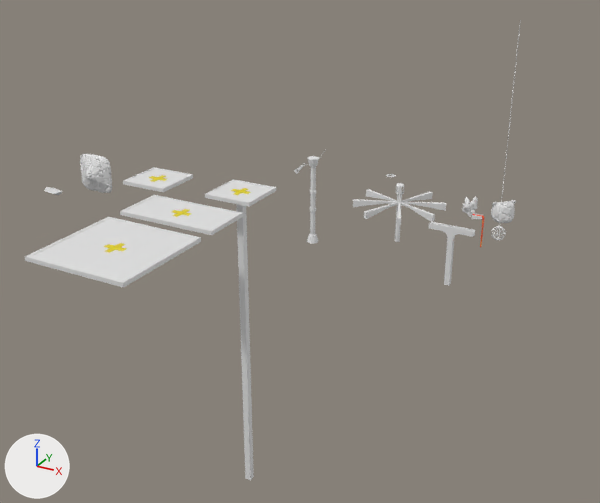
A saved change to the Blender file Modele/Koncepty/lava.blend.
Rendered twice from a 50 mm camera at (129.0, -315.0, 113.0) aimed at (-30.0, -25.0, -32.0). Lighting does not change. The marker at lower left points along +X, +Y and +Z.

Objects in the first picture: 'Aqueduct', 'BridgeColumn', 'Platform With Column', 'Rock Platform', 'Square Big Platform', 'Square Long Platform', 'Square Platform'.
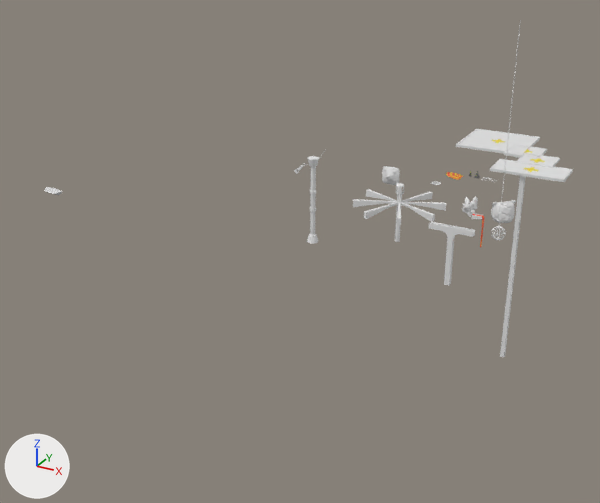
What changed in the scene script:
```text
Add mat_material:
    mat_material = principled_material('Material')
    mat_material.base_color = (0.8, 0.243, 0.0585)  # orange #e78744
Add mat_material_001:
    mat_material_001 = principled_material('Material.001')
    mat_material_001.base_color = (0.8, 0.0, 0.00897)  # red #e70018
Change me_cube_002:
    where me_cube_002.from_pydata(...)  # 72 vertices, 66 faces; spans x -10.4..10.4, y -10.4..10.4, z -142.3..0.8
    used by ob_platform_with_column; location = (-44.5, -48.8, 0.0)
    me_cube_002 part 1: the whole mesh is scaled about the mesh origin by 0.77
Change me_cube_003:
    where me_cube_003.from_pydata(...)  # 60 vertices, 54 faces; spans x -10.4..10.4, y -10.4..10.4, z -1.8..0.8
    used by ob_square_platform; location = (-83.8, -51.7, 0.0)
    me_cube_003 part 2: the whole mesh is scaled about the mesh origin by 0.77
Change me_cube_005:
    where me_cube_005.from_pydata(...)  # 6031 vertices, 6362 faces; spans x -8.4..8.3, y -5.1..1.2, z -8.4..8.3
    used by ob_rock_platform; location = (-112.3, -58.1, 0.0)
    me_cube_005 part 3: the whole mesh is scaled about the mesh origin by 0.48
Change me_cube_007:
    where me_cube_007.from_pydata(...)  # 60 vertices, 54 faces; spans x -20.8..20.8, y -10.4..10.4, z -1.8..0.8
    used by ob_square_long_platform; location = (-51.2, -79.9, 0.0)
    me_cube_007 part 4: the whole mesh is scaled about the mesh origin by 0.77
Change me_cube_008:
    where me_cube_008.from_pydata(...)  # 60 vertices, 54 faces; spans x -20.8..20.8, y -20.8..20.8, z -1.8..0.8
    used by ob_square_big_platform; location = (-51.2, -117.6, 0.0)
    me_cube_008 part 5: the whole mesh is scaled about the mesh origin by 0.77
Add me_turn3:
    me_turn3.from_pydata(...)  # 72 vertices, 56 faces; spans x -8.0..0.0, y -8.0..0.0, z -0.09..0.0
    me_turn3.polygons.foreach_set('use_smooth', [True] * 56)
    # faces by material slot: [32, 16, 8]
    me_turn3.materials.append(mat_mat2)  # yellow #e7d300
    me_turn3.materials.append(mat_material)  # orange #e78744
    me_turn3.materials.append(mat_material_001)  # red #e70018
Change ob_platform_with_column:
    ob_platform_with_column.location: (-44.5, -48.8, 0.0) -> (41.1, 62.3, 0.0)
Change ob_square_platform:
    ob_square_platform.location: (-83.8, -51.7, 0.0) -> (49.7, 50.6, 0.0)
Change ob_rock_platform:
    ob_rock_platform.location: (-112.3, -58.1, 0.0) -> (0.0, 0.0, 0.0)
Change ob_square_long_platform:
    ob_square_long_platform.location: (-51.2, -79.9, 0.0) -> (50.4, 36.4, 0.0)
Change ob_square_big_platform:
    ob_square_big_platform.location: (-51.2, -117.6, 0.0) -> (25.2, 72.6, 0.0)
Add ob_turn3:
    ob_turn3 = bpy.data.objects.new('Turn3', me_turn3)
    ob_turn3.location = (27.1, 16.8, 0.0)
    _m = ob_turn3.modifiers.new('Solidify', 'SOLIDIFY')
    _m.thickness = -0.04
    _m.use_even_offset = True
```

Where the change shows, as pixel boxes [x1, y1, x2, y2] in the pictures (600 x 503 px):
'Square Big Platform', mesh rescaled, moved: before [25, 217, 201, 288]; after [455, 129, 540, 154]
'Platform With Column', mesh rescaled, moved (33% narrower, 29% shorter): before [205, 179, 276, 480]; after [500, 144, 547, 357]
'Square Long Platform', mesh rescaled, moved (32% narrower, 41% shorter): before [120, 195, 243, 235]; after [490, 159, 573, 182]
'Square Platform', mesh rescaled, moved: before [123, 167, 193, 192]; after [515, 153, 560, 168]
'Rock Platform', mesh rescaled, moved (42% narrower, 50% shorter): before [80, 154, 112, 193]; after [382, 166, 400, 185]
'Turn3', added: after [446, 172, 460, 180]
